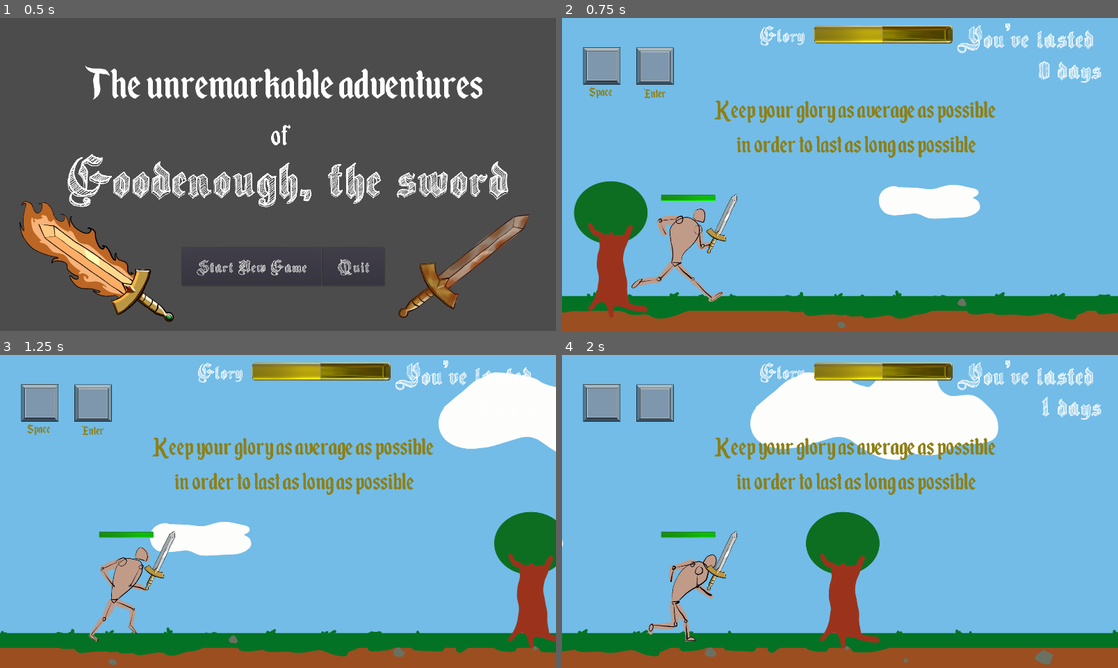
Above: before the commit, frames 1-4 (two rows, left to right).
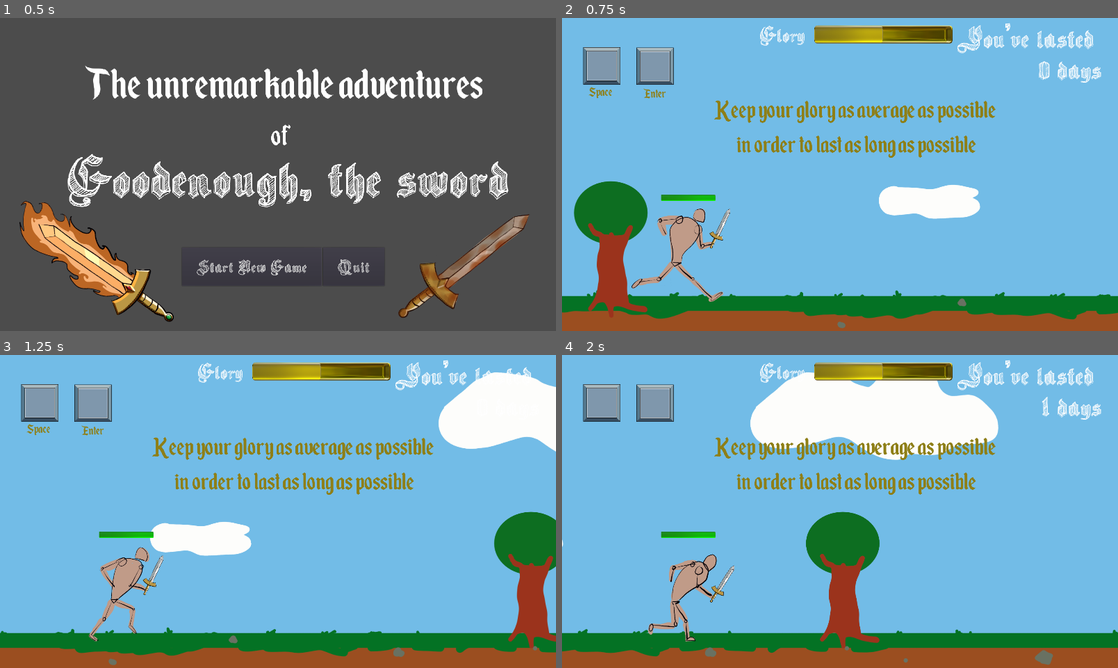
Above: after the commit, the same moments.

Repository: S-Blanco/GMTK_gamejam2023
Game: Godot game, scene res://Src/UI/StartGameScreen.tscn
The game is run twice, just before and just after one commit, with the same random seed, the same clock (stepped at 60 frames per second) and the same inputs.
Inputs:
- Up to frame 1 (0.5 s): no input
- Up to frame 2 (0.75 s): click "Start New Game" at 0.5 s
- Up to frame 3 (1.25 s): no input
- Up to frame 4 (2 s): tap Enter at 1.25 s; hold Right (ui_right) from 1.28 s (still down); hold A (test) from 1.28 s (still down); tap Space at 1.52 s

Frame 1 is identical in both runs. In frame 2, 0.2% of the frame differs, in the area x 25-32%, y 56-76%; in frame 3, 0.3%; in frame 4, 0.4%, in the area x 25-32%, y 56-80%.

Commit message:
Sword now moves + fixed endscreen for rubbish case

Diff:
--- a/Game/Src/Characters/Character.tscn
+++ b/Game/Src/Characters/Character.tscn
@@ -22,6 +22,30 @@
 "update": 1,
 "values": [ 0, 1, 2, 3 ]
 }
+tracks/1/type = "value"
+tracks/1/path = NodePath("SwordPosition:position")
+tracks/1/interp = 1
+tracks/1/loop_wrap = true
+tracks/1/imported = false
+tracks/1/enabled = true
+tracks/1/keys = {
+"times": PoolRealArray( 0, 0.3, 0.5, 0.8 ),
+"transitions": PoolRealArray( 1, 1, 1, 1 ),
+"update": 1,
+"values": [ Vector2( 127, 12 ), Vector2( 135, 75 ), Vector2( 111, 45 ), Vector2( 113, 31 ) ]
+}
+tracks/2/type = "value"
+tracks/2/path = NodePath("SwordPosition/sword:rotation_degrees")
+tracks/2/interp = 1
+tracks/2/loop_wrap = true
+tracks/2/imported = false
+tracks/2/enabled = true
+tracks/2/keys = {
+"times": PoolRealArray( 0, 0.3, 0.5, 0.8 ),
+"transitions": PoolRealArray( 1, 1, 1, 1 ),
+"update": 1,
+"values": [ 25.0, 32.3, 25.0, 25.0 ]
+}
 
 [sub_resource type="Animation" id=2]
 length = 0.001
@@ -37,6 +61,30 @@
 "update": 0,
 "values": [ 0 ]
 }
+tracks/1/type = "value"
+tracks/1/path = NodePath("SwordPosition:position")
+tracks/1/interp = 1
+tracks/1/loop_wrap = true
+tracks/1/imported = false
+tracks/1/enabled = true
+tracks/1/keys = {
+"times": PoolRealArray( 0 ),
+"transitions": PoolRealArray( 1 ),
+"update": 0,
+"values": [ Vector2( 127, 12 ) ]
+}
+tracks/2/type = "value"
+tracks/2/path = NodePath("SwordPosition/sword:rotation_degrees")
+tracks/2/interp = 1
+tracks/2/loop_wrap = true
+tracks/2/imported = false
+tracks/2/enabled = true
+tracks/2/keys = {
+"times": PoolRealArray( 0 ),
+"transitions": PoolRealArray( 1 ),
+"update": 0,
+"values": [ 25.0 ]
+}
 
 [node name="Character" type="KinematicBody2D"]
 script = ExtResource( 3 )
@@ -46,8 +94,11 @@
 texture = ExtResource( 2 )
 hframes = 4
 
-[node name="sword" parent="." instance=ExtResource( 1 )]
-position = Vector2( 161, -57 )
+[node name="SwordPosition" type="Position2D" parent="."]
+position = Vector2( 127, 12 )
+
+[node name="sword" parent="SwordPosition" instance=ExtResource( 1 )]
+position = Vector2( 27, -52 )
 rotation = 0.436332
 scale = Vector2( 0.2, 0.2 )
 
--- a/Game/Src/TestEnemyMovement.gd
+++ b/Game/Src/TestEnemyMovement.gd
@@ -22,6 +22,7 @@
 export(int) var startSlow = 1200
 export(int) var enemySpawnX = 2800
 export(int) var spawn_y = 820
+export(int) var gloryLoss = 10
 export(float) var slowTime = 1.5
 export(int) var PLAYER_SPAWN_X = -200
 export(float) var timerPwr = 2.0
@@ -230,7 +231,7 @@
 
 func _on_timer_timeout():
 	var idx = rng.randi_range(0, 3)
-	GlobalVariables.glory -= 0.05
+	emit_signal("glory_increased",-gloryLoss)
 	if toggle1.isEmpty:
 		toggle1.texture_id = idx
 		power_slots[0] = idx#powers.keys()[idx]
--- a/Game/Src/UI/EndgameScreen.gd
+++ b/Game/Src/UI/EndgameScreen.gd
@@ -6,13 +6,19 @@
 onready var sprite = $CanvasLayer/Sprite
 
 
-func _process(delta):
+func _ready():
+	# Default scenario (the rubbish one)
+	lost_rubbish.visible = true
+	lost_legend.visible = false
+	sprite.texture = load('res://Assets/Objects/Sword-Rust2.png')
 
-	if GlobalVariables.glory >= 0.2:
+	#Legendary
+	if GlobalVariables.glory >= 100:
 		lost_legend.visible = true
 		lost_rubbish.visible = false
 		sprite.texture = load('res://Assets/Objects/Sword-EpicMax.png')
 
+	#Rubbish
 	if GlobalVariables.glory <= 0:
 		lost_rubbish.visible = true
 		lost_legend.visible = false
@@ -23,7 +29,6 @@
 
 
 func _on_StartButton_pressed():
-
 	GlobalVariables.glory = 50
 	GlobalVariables.distance = 0
 	GlobalVariables.damage = 0
--- a/Game/Src/World/world.gd
+++ b/Game/Src/World/world.gd
@@ -28,48 +28,10 @@
 	if GlobalVariables.glory >= 0.09:
 		flag=true
 
-#	if GlobalVariables.glory > 0.000001 and GlobalVariables.glory < 0.04 and flag == true:
-#		gloryUI.set_glory(GlobalVariables.glory)
-#		swordN.visible = false
-#		swordR1.visible = false
-#		swordR2.visible = true
-#		swordL1.visible = false
-#		swordL2.visible = false
+	if GlobalVariables.glory >= gloryUI.max_glory:
+		get_tree().change_scene("res://Src/UI/EndgameScreen.tscn")
 
-#	elif GlobalVariables.glory > 0.04 and GlobalVariables.glory < 0.08 and flag == true:
-#		gloryUI.set_glory(GlobalVariables.glory)
-#		swordN.visible = false
-#		swordR1.visible = true
-#		swordR2.visible = false
-#		swordL1.visible = false
-#		swordL2.visible = false
-
-#	elif GlobalVariables.glory > 0.08 and GlobalVariables.glory < 0.12 and flag == true:
-#		gloryUI.set_glory(GlobalVariables.glory)
-#		swordN.visible = true
-#		swordR1.visible = false
-#		swordR2.visible = false
-#		swordL1.visible = false
-#		swordL2.visible = false
-
-#	elif GlobalVariables.glory > 0.12 and GlobalVariables.glory < 0.16 and flag == true:
-#		gloryUI.set_glory(GlobalVariables.glory)
-#		swordN.visible = false
-#		swordR1.visible = false
-#		swordR2.visible = false
-#		swordL1.visible = true
-#		swordL2.visible = false
-
-#	elif GlobalVariables.glory > 0.16 and flag == true:
-#		gloryUI.set_glory(GlobalVariables.glory)
-#		swordN.visible = false
-#		swordR1.visible = false
-#		swordR2.visible = false
-#		swordL1.visible = false
-#		swordL2.visible = true
-
-
-	if GlobalVariables.glory >= gloryUI.max_glory:
+	if GlobalVariables.glory <= 0:
 		get_tree().change_scene("res://Src/UI/EndgameScreen.tscn")
 
 	if GlobalVariables.distance > 0:
--- a/Game/Src/World/world.tscn
+++ b/Game/Src/World/world.tscn
@@ -38,9 +38,6 @@
 
 [node name="Character" parent="TestEnemyMovement" index="1"]
 position = Vector2( 393, 767 )
-
-[node name="sword" parent="TestEnemyMovement/Character" index="1"]
-scale = Vector2( 0.3, 0.3 )
 
 [node name="Tween" parent="TestEnemyMovement" index="2"]
 __meta__ = {
@@ -160,7 +157,6 @@
 [connection signal="potion" from="TestEnemyMovement" to="." method="_on_TestEnemyMovement_potion"]
 [connection signal="power1" from="TestEnemyMovement/Character/PlayerControls" to="CanvasLayer/PressSpace" method="_on_PlayerControls_power1"]
 [connection signal="power2" from="TestEnemyMovement/Character/PlayerControls" to="CanvasLayer/PressEnter" method="_on_PlayerControls_power2"]
-[connection signal="glory_changed" from="CanvasLayer/GloryUI" to="TestEnemyMovement/Character/sword" method="_Glory_changed"]
 [connection signal="timeout" from="Timer" to="CanvasLayer/GlobalInstruction" method="_on_Timer_timeout"]
 
 [editable path="TestEnemyMovement"]
